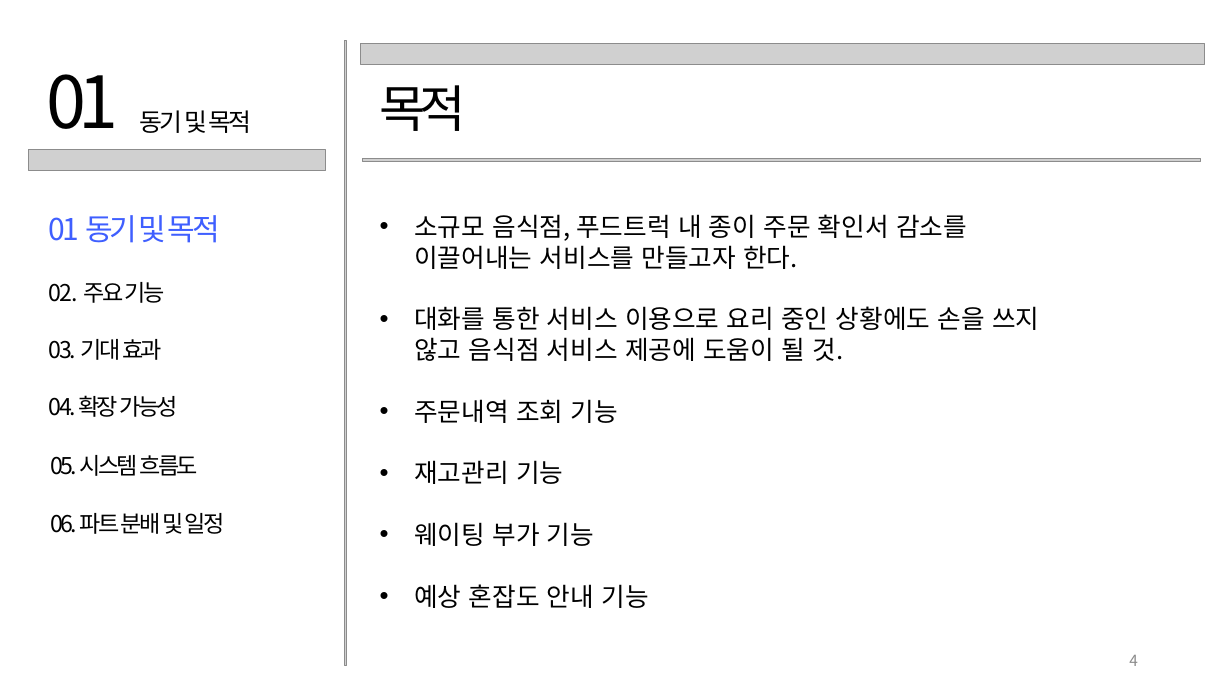
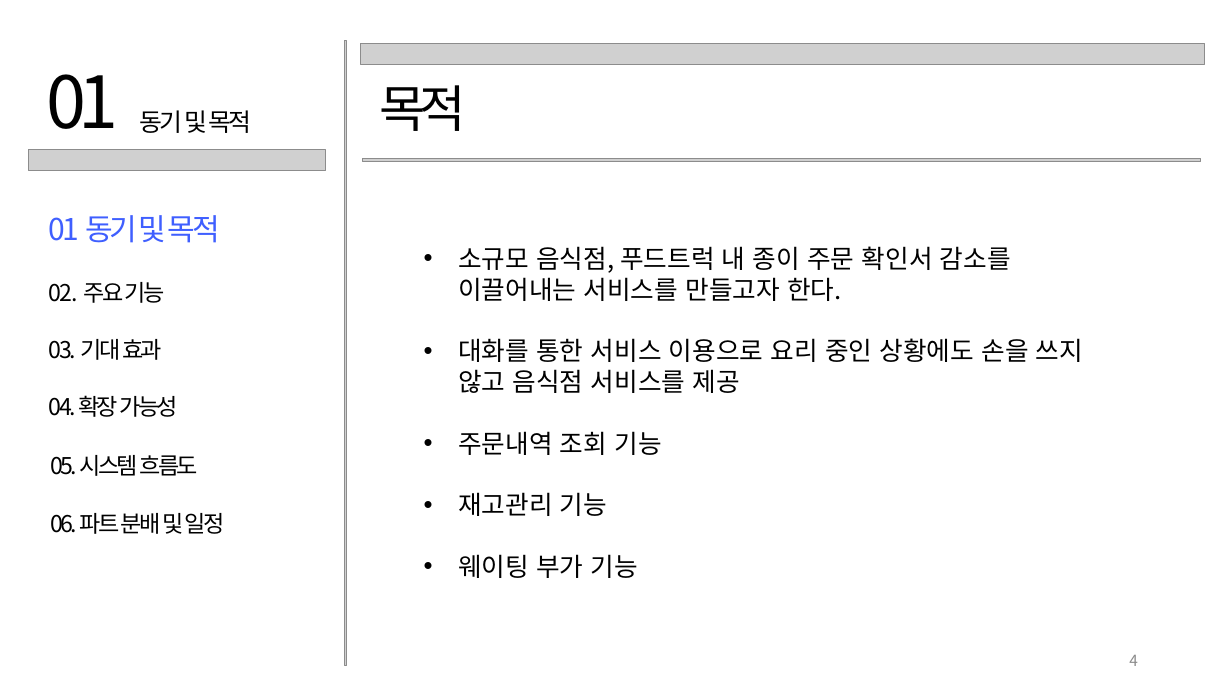
Before and after one commit to Sejong-Capstone-yourButler/Diner, a slide deck: slide 4 of 프로젝트 제안서.pptx. Drawn at 1232x693 pixels with LibreOffice and Linux fonts; fonts in the diff are those of the drawing; grey boxes stand for pictures. Boxes give left, top, right and bottom in pixels: in the first picture for what was removed or moved away, otherwise in the second. Text is boxed around its words. In the diff, an @@ line names an element or a change of style, - is before the commit and + after.

```diff
--- a/프로젝트 제안서.pptx
+++ b/프로젝트 제안서.pptx
@@ text "소규모 음식점, 푸드트럭 내 종이 ...": place and size @@
-text "소규모 음식점, 푸드트럭 내 종이 ..." at <box>414,214,1039,608</box>
+text "소규모 음식점, 푸드트럭 내 종이 ..." at <box>458,246,1083,578</box>
@@ text added at <box>878,256,1033,270</box>, 10.7 pt, text #FFFFFF @@
+이곳에 텍스트를 입력해주세요. 내용을 이곳에 입력하여 주세요.
@@ text at <box>458,338,1083,393</box>: text changed @@
-• 대화를 통한 서비스 이용으로 요리 중인 상황에도 손을 쓰지 않고 음식점 서비스 제공에 도움이 될 것.
+• 대화를 통한 서비스 이용으로 요리 중인 상황에도 손을 쓰지 않고 음식점 서비스를 제공
@@ text at <box>414,584,648,608</box>: paragraph removed @@
-• 예상 혼잡도 안내 기능
```
Also in this commit, not shown: 1 other slide changed.
